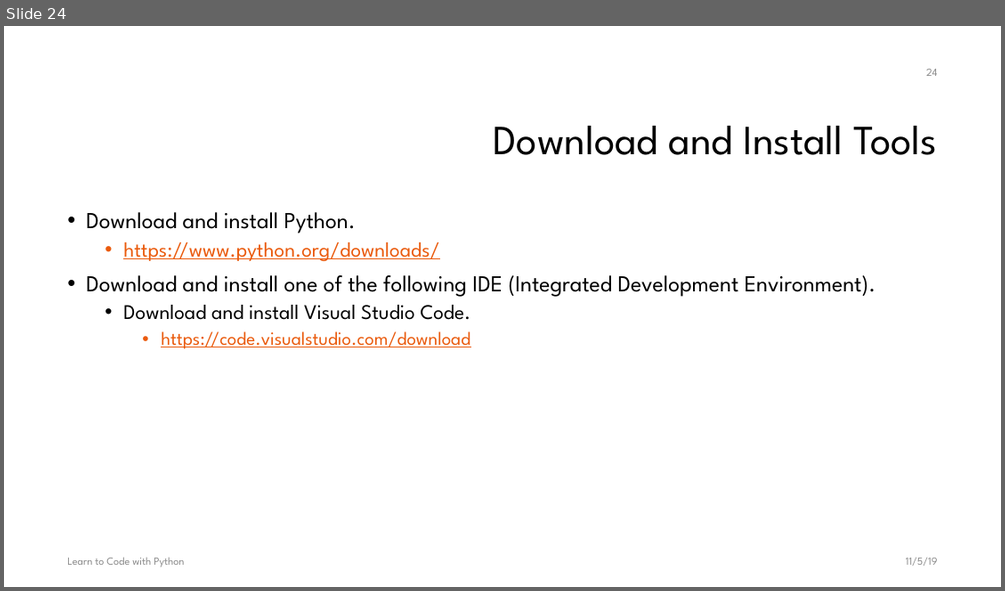
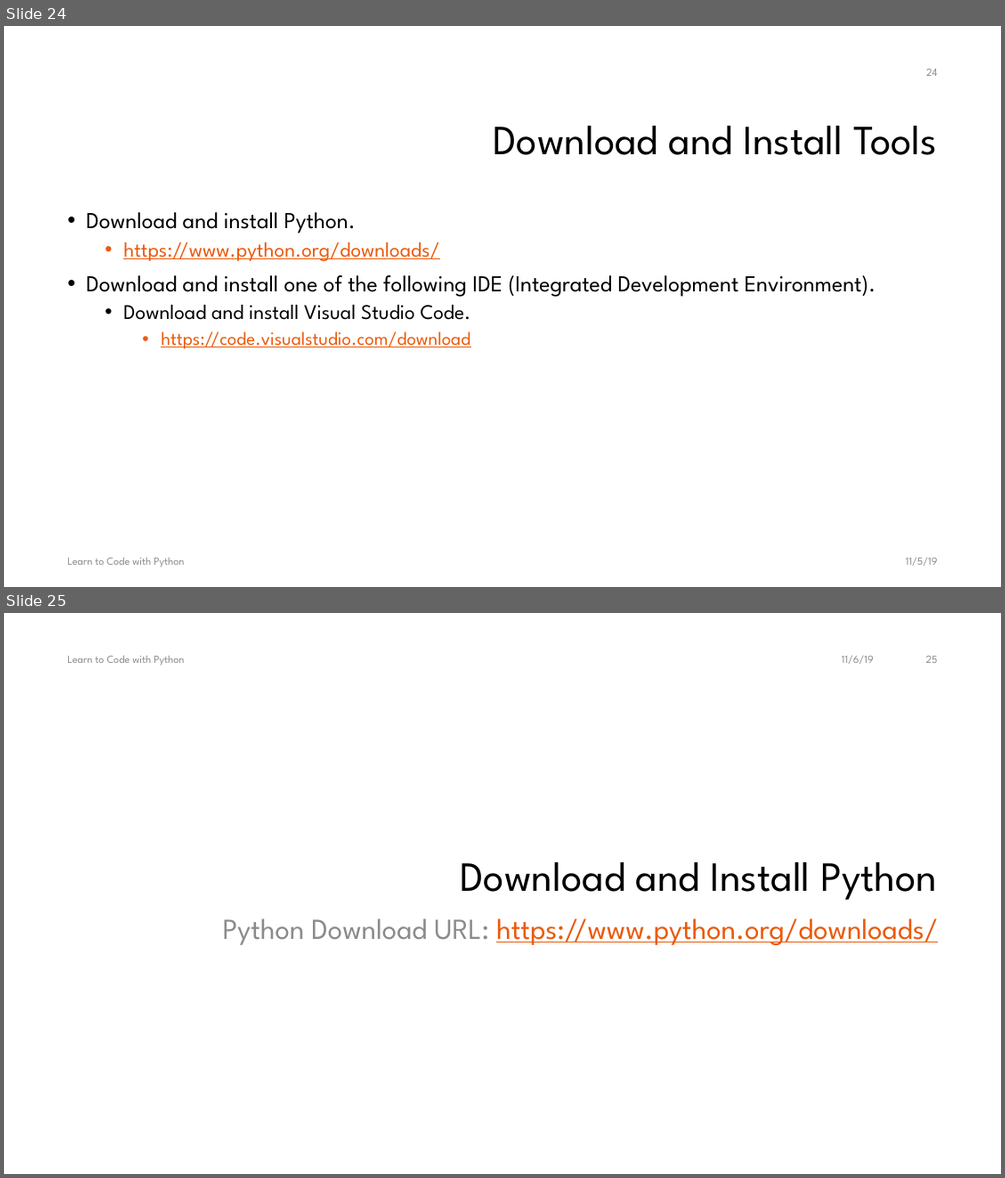
Before and after one commit to chiachang100/LearnToCodeWithPython, a slide deck: docs/LearnToCodeWithPython.pptx. Shown one above the other, each under a label of ours: slide 24 before the commit, slides 24 and 25 after it. The pictures are 1005x591 and 1005x1178 pixels, drawn with LibreOffice and Linux fonts; fonts in the diff are those of the drawing; background and template pictures are left out. Boxes give left, top, right and bottom in pixels: in the first picture for what was removed or moved away, otherwise in the second. Text is boxed around its words. In the diff, an @@ line names an element or a change of style, - is before the commit and + after.

```diff
--- a/docs/LearnToCodeWithPython.pptx
+++ b/docs/LearnToCodeWithPython.pptx
@@ slide 25 added at box(4, 613, 1001, 1174), background #FFFFFF @@
@@ text added at box(67, 655, 184, 666), 10.5 pt, text #8C8C8C @@
+Learn to Code with Python
@@ text added at box(841, 656, 874, 664), 10.5 pt, text #8C8C8C @@
+11/6/19
@@ page number added at box(926, 656, 938, 663), 10.5 pt, text #8C8C8C @@
+25
@@ title added at box(461, 862, 937, 900), 40 pt, text #000000 @@
+Download and Install Python
@@ text added at box(223, 918, 938, 945), 28 pt, text #EA5A0C, underline @@
+Python Download URL: https://www.python.org/downloads/
```
Also in this commit, not shown: 9 other slides added, 1 other file.
